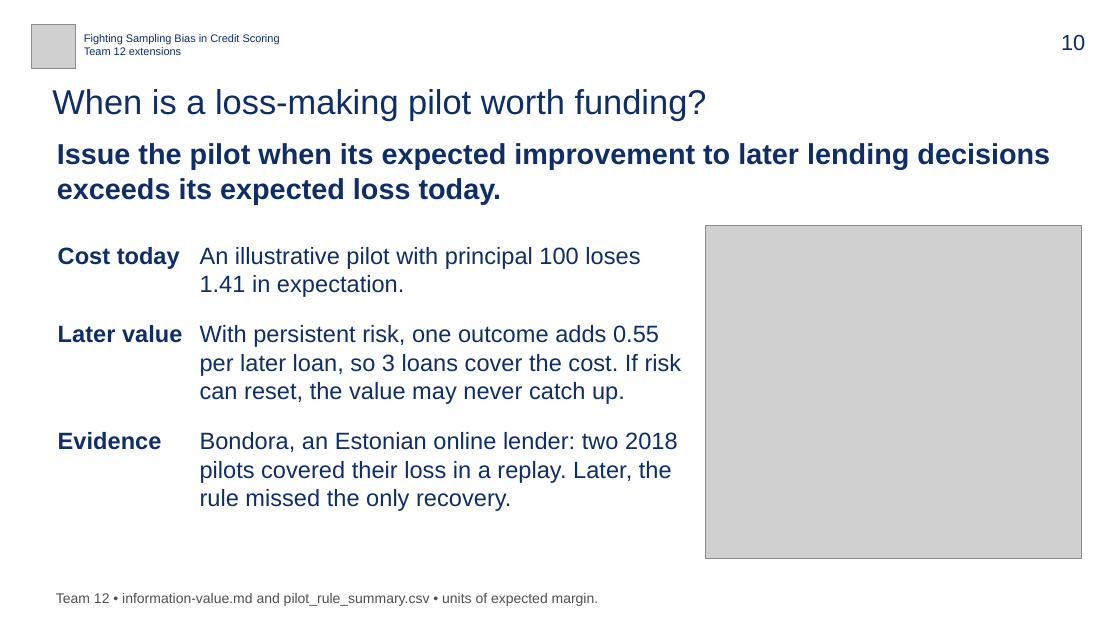
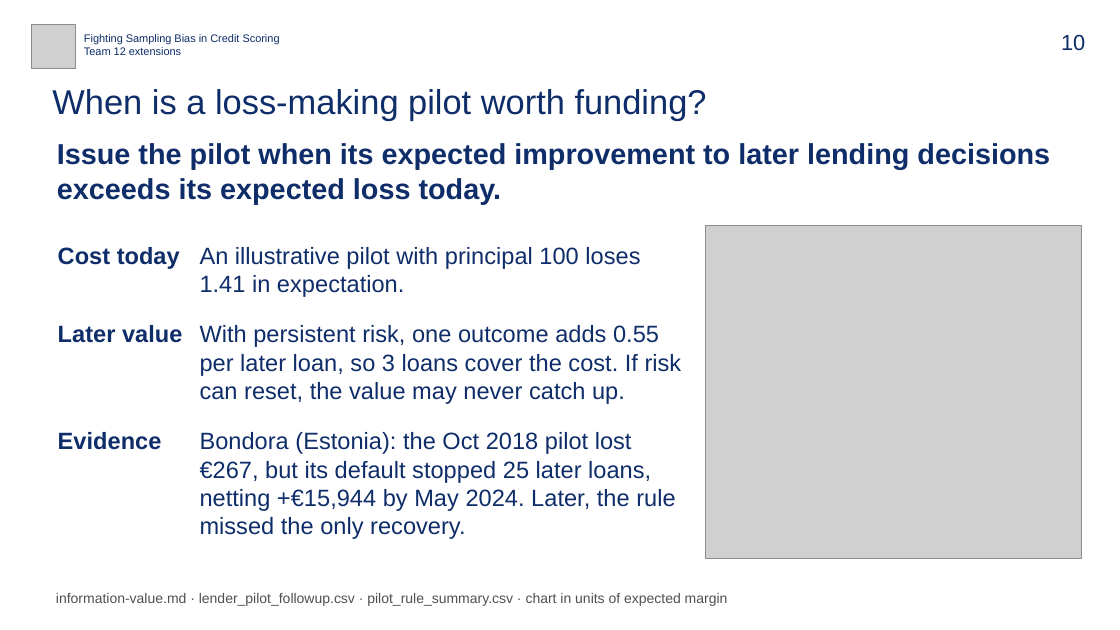
Before and after one commit to bigpurota/paper11, a slide deck: slide 10 of slides/paper11.pptx. Drawn at 1120x630 pixels with LibreOffice and Linux fonts; fonts in the diff are those of the drawing; grey boxes stand for pictures. Boxes give left, top, right and bottom in pixels: in the first picture for what was removed or moved away, otherwise in the second. Text is boxed around its words. In the diff, an @@ line names an element or a change of style, - is before the commit and + after.

```diff
--- a/slides/paper11.pptx
+++ b/slides/paper11.pptx
@@ text at [200, 432, 675, 539]: text changed @@
-Bondora, an Estonian online lender: two 2018 pilots covered their loss in a replay. Later, the rule missed the only recovery.
+Bondora (Estonia): the Oct 2018 pilot lost €267, but its default stopped 25 later loans, netting +€15,944 by May 2024. Later, the rule missed the only recovery.
@@ text at [56, 593, 728, 606]: text changed @@
-Team 12 • information-value.md and pilot_rule_summary.csv • units of expected margin.
+information-value.md · lender_pilot_followup.csv · pilot_rule_summary.csv · chart in units of expected margin
```
Also in this commit, not shown: 6 other slides changed, 23 other files.
